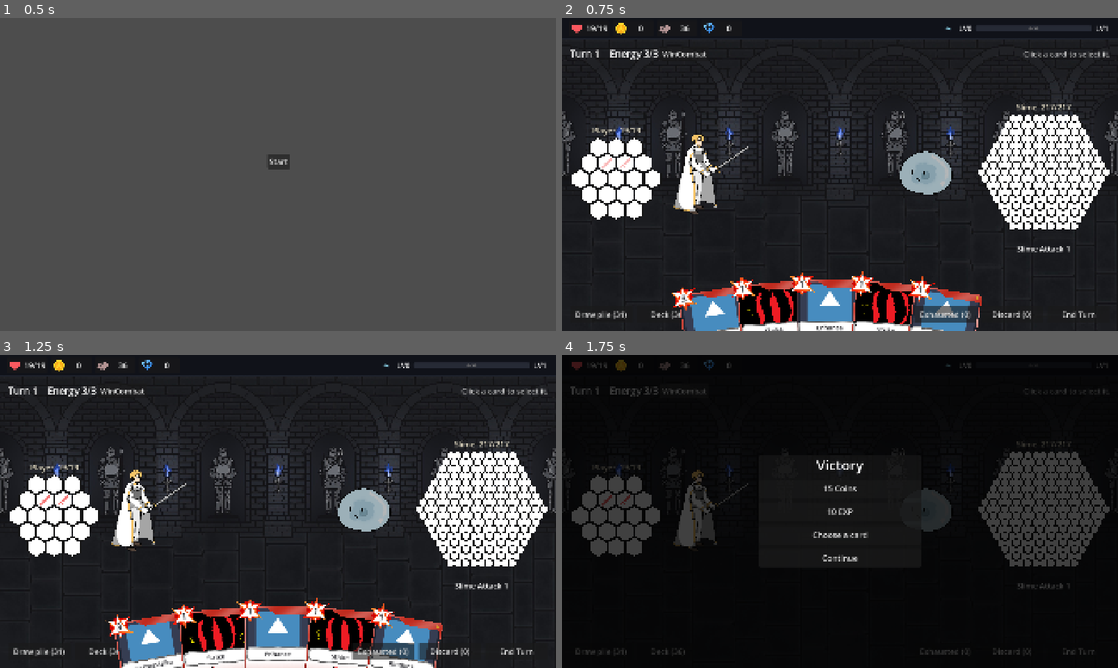
Above: before the commit, frames 1-4 (two rows, left to right).
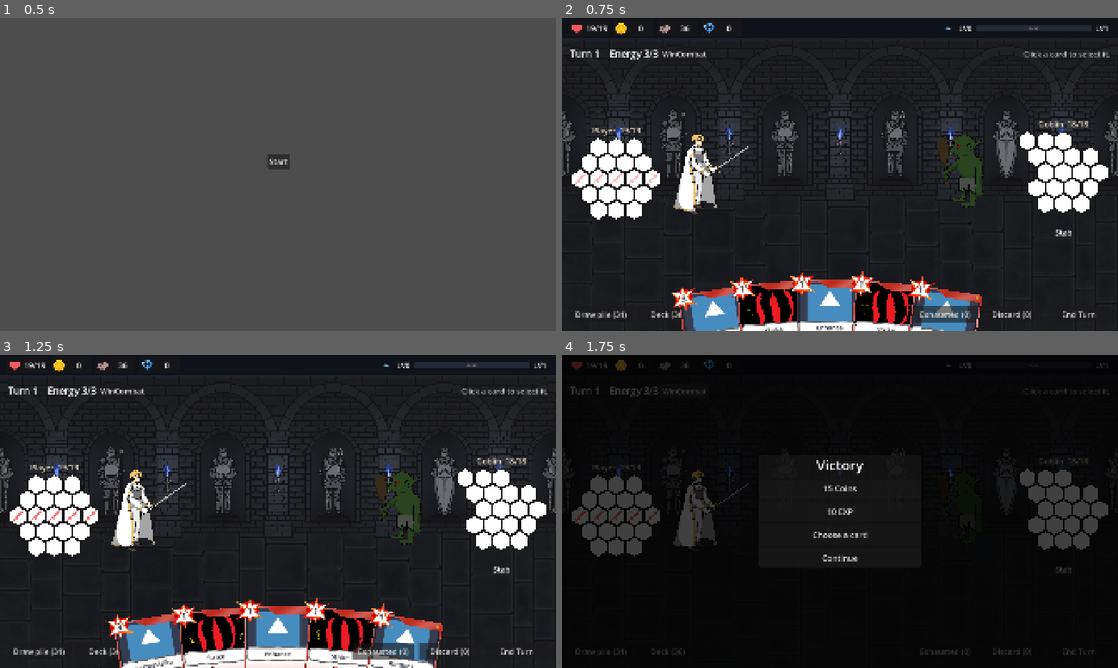
Above: after the commit, the same moments.

Repository: himaiayas/hex-sts
Game: Godot game, scene res://scenes/mainmenu.tscn
Two runs of this game, one before a commit and one after it. Both use one fixed random seed, a clock stepped at 60 frames per second and the inputs below. The engine's default icon, where the game draws it, is replaced by a stand-in: a white triangle on a blue panel in a dark square.
Inputs:
- Up to frame 1 (0.5 s): no input
- Up to frame 2 (0.75 s): click "Start" at 0.5 s
- Up to frame 3 (1.25 s): no input
- Up to frame 4 (1.75 s): click "WinCombat" at 1.25 s

Frame 1 is identical in both runs. In frame 2, 6.3% of the frame differs, in the area x 2-99%, y 27-75%; in frame 3, 6.3%; in frame 4, 4.7%.

Commit message:
feat: add Goblin's Stab and Backstab

Diff:
--- a/scripts/combat/combat_scene.gd
+++ b/scripts/combat/combat_scene.gd
@@ -682,9 +682,11 @@
 	if room_type == Enum.RoomType.BOSS_COMBAT:
 		enemies.append(RunState.floor_boss())
 		return enemies
-	var count := 2 if room_type == Enum.RoomType.ELITE_COMBAT else 1
-	for i in count:
+	if room_type == Enum.RoomType.ELITE_COMBAT:
 		enemies.append(Slime.new())
+		enemies.append(Slime.new())
+		return enemies
+	enemies.append([Goblin].pick_random().new())
 	return enemies
 
 
--- a/scripts/enemies/enemy_check.gd
+++ b/scripts/enemies/enemy_check.gd
@@ -1,6 +1,6 @@
 extends SceneTree
 
-## Headless check for BaseEnemy / Slime / Dragon / Dracula / Ramiel. Exit code = number of failures.
+## Headless check for BaseEnemy / Slime / Goblin / Dragon / Dracula / Ramiel. Exit code = number of failures.
 ## godot --headless --path . -s res://scripts/enemies/enemy_check.gd
 
 var _failures := 0
@@ -49,6 +49,7 @@
 	for name in ["Slime Attack 1", "Harden", "Guarded Bash"]:
 		_check(seen.has(name), "action %s never chosen in 60 plans" % name)
 
+	await _check_goblin(combat)
 	await _check_dragon(combat)
 	await _check_dracula(combat)
 	await _check_ramiel(combat)
@@ -56,6 +57,28 @@
 	run.free()
 	print("enemy_check: %s" % ("OK" if _failures == 0 else "%d failure(s)" % _failures))
 	quit(_failures)
+
+
+func _check_goblin(combat: CombatState) -> void:
+	var goblin := Goblin.new()
+	combat.enemies = [goblin]
+	var player := combat.player
+
+	# Stab -> Backstab, looped. Stab hits 5 open tiles; Backstab pierces Shield.
+	var names: Array[String] = []
+	for i in 4:
+		_heal(player)
+		for tile in player.health.values():
+			tile.hp = Enum.HealthTileEnum.SHIELDED if i % 2 else Enum.HealthTileEnum.UNDAMAGED
+		goblin.plan(combat)
+		var action := goblin.intent_actions[0]
+		names.append(action.action_name)
+		var hit := _covered(player, action.parts[0])
+		await goblin.take_turn(combat)
+		_check(hit.size() == (5 if i % 2 == 0 else 3) and _cells_with(player, Enum.HealthTileEnum.DAMAGED) == hit.size(),
+			"goblin %s should damage %d tiles, damaged %d" % [action.action_name, 5 if i % 2 == 0 else 3, _cells_with(player, Enum.HealthTileEnum.DAMAGED)])
+	_check(names == ["Stab", "Backstab", "Stab", "Backstab"], "goblin order: %s" % [names])
+
 
 
 func _check_dragon(combat: CombatState) -> void:
--- /dev/null
+++ b/scripts/enemies/enemy_hit.gd
@@ -0,0 +1,25 @@
+class_name EnemyHit
+extends BaseEnemyAction
+
+## Hit X: tiles is the pattern, played times times on the player's grid, one after another.
+## A single hit goes where it scores best unless scattered; repeated hits are always scattered
+## so they don't all land on the same best spot. Pierce goes in the tiles (DamageTile's flag).
+
+var scattered: bool
+
+
+func _init(_name: String, _description: String, tiles: Array[BaseActionTile], times := 1, _scattered := false) -> void:
+	super(Enum.BaseEnemyActionEnum.ATTACK, _name, 1.0)
+	description = _description
+	scattered = _scattered or times > 1
+	for i in times:
+		parts.append(EnemyActionPart.new(Enum.Side.PLAYER, tiles))
+
+
+func pick_cell(part: EnemyActionPart, target: CombatUnit) -> Vector2i:
+	return pick_random_cell(part, target) if scattered else super(part, target)
+
+
+func execute(combat: CombatState, _owner: CombatUnit) -> void:
+	for part in parts:
+		await GridAction.new(Enum.TargetType.PLAYER, part.tiles).execute(combat, combat.player, part.cell)
--- a/scripts/enemies/floor_1/goblin/goblin.gd
+++ b/scripts/enemies/floor_1/goblin/goblin.gd
@@ -1,7 +1,7 @@
 class_name Goblin
 extends BaseEnemy
 
-## Floor 1, Normal.
+## Floor 1, Normal. Cycles Stab -> Backstab.
 
 
 func _init() -> void:
@@ -14,4 +14,16 @@
 	]
 	super("Goblin", CombatUnit.make_hex_health(coords))
 	sprite = preload("res://assets/enemies/floor_1/goblin.png")
-	actions = []
+	var line: Array[BaseActionTile] = []
+	for q in 5:
+		line.append(DamageTile.new(Vector2i(q, 0)))
+	var backstab: Array[BaseActionTile] = [
+		DamageTile.new(Vector2i(0, 0), true),
+		DamageTile.new(Vector2i(1, 0), true),
+		DamageTile.new(Vector2i(0, 1), true),
+	]
+	actions = [
+		EnemyHit.new("Stab", "Hit 5 tiles in a line.", line),
+		EnemyHit.new("Backstab", "Hit 3 tiles with Pierce.", backstab),
+	]
+	p1_cycle = [0, 1]
Not shown, added: scripts/enemies/enemy_hit.gd.uid
